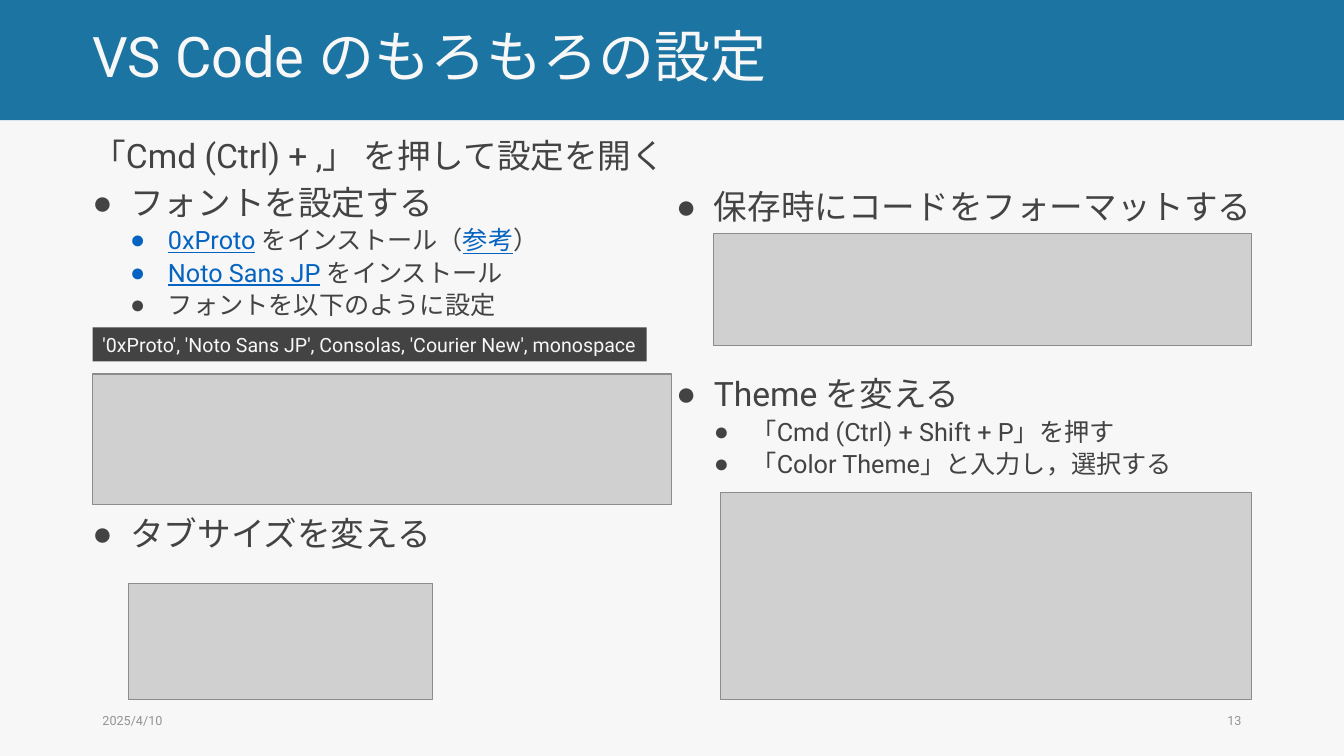
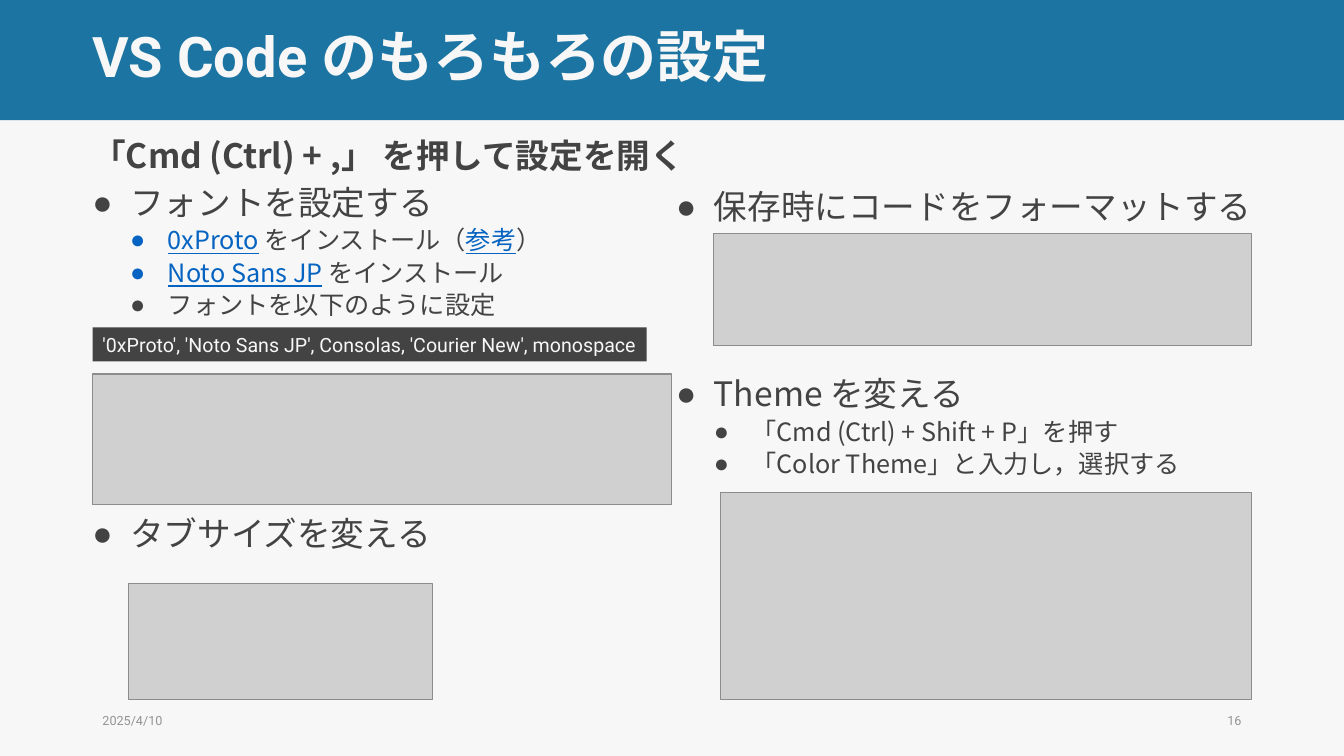
Before and after one commit to ryu-thakahashi/exp-psych-programs-25S, a slide deck: slide 16 of docs/lec_pptx/forge_env.pptm (slide 13 before the commit). Drawn at 1344x756 pixels with LibreOffice and Linux fonts; fonts in the diff are those of the drawing; grey boxes stand for pictures. Boxes give left, top, right and bottom in pixels: in the first picture for what was removed or moved away, otherwise in the second. Text is boxed around its words. In the diff, an @@ line names an element or a change of style, - is before the commit and + after.

```diff
--- a/docs/lec_pptx/forge_env.pptm
+++ b/docs/lec_pptx/forge_env.pptm
@@ title "VS Code のもろもろの設定" at (92,29,769,82): bold on @@
@@ text "「Cmd (Ctrl) + ,」 を押して設定を開く" at (92,139,683,549): font Roboto to Noto Sans CJK JP; bold on in "「Cmd (Ctrl) + ,」 を押して設定を開く" @@
@@ text "保存時にコードをフォーマットする" at (714,190,1252,476): font Roboto to Noto Sans CJK JP @@
```
Also in this commit, not shown: 11 other slides changed, 5 slides added, 56 other files.
